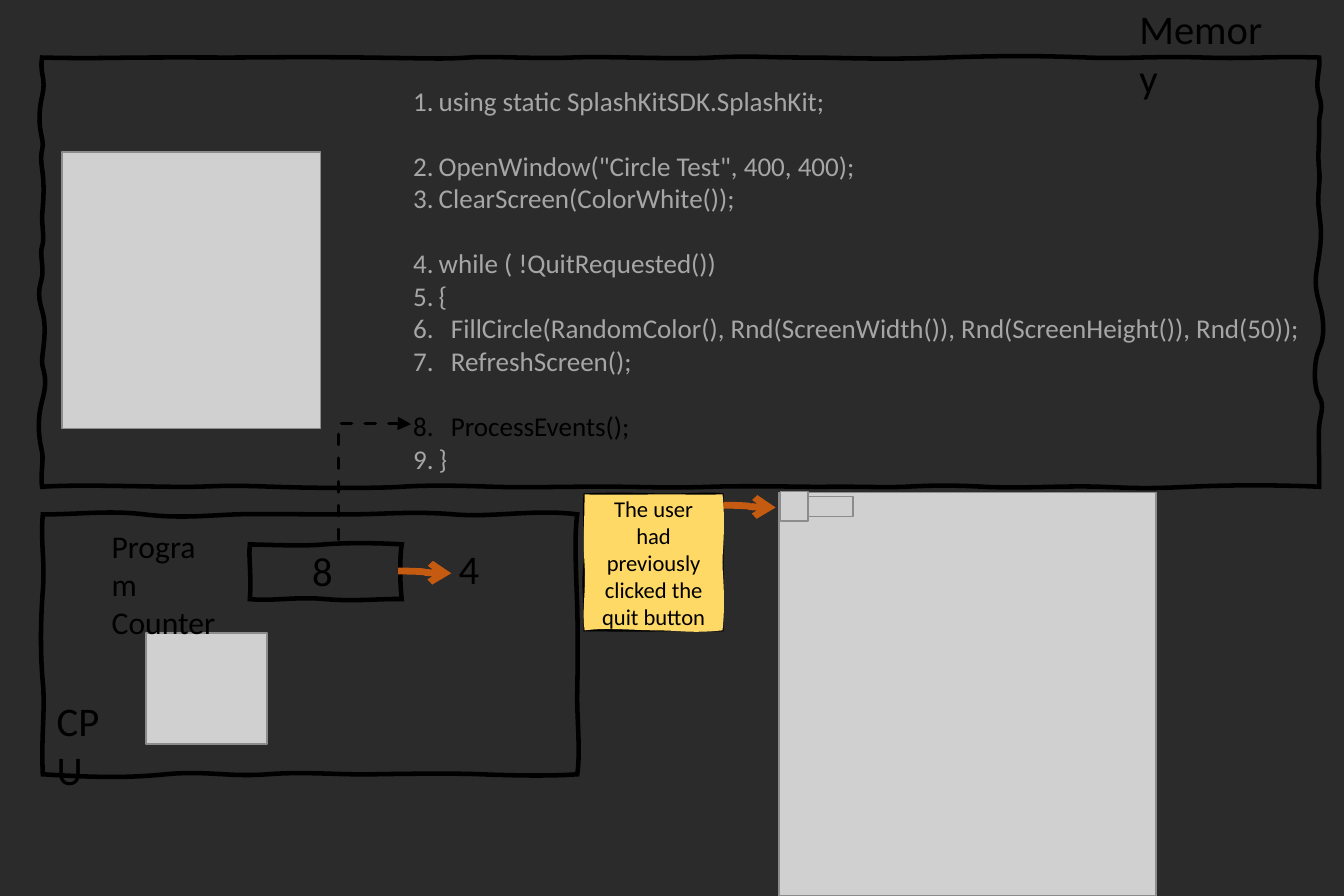
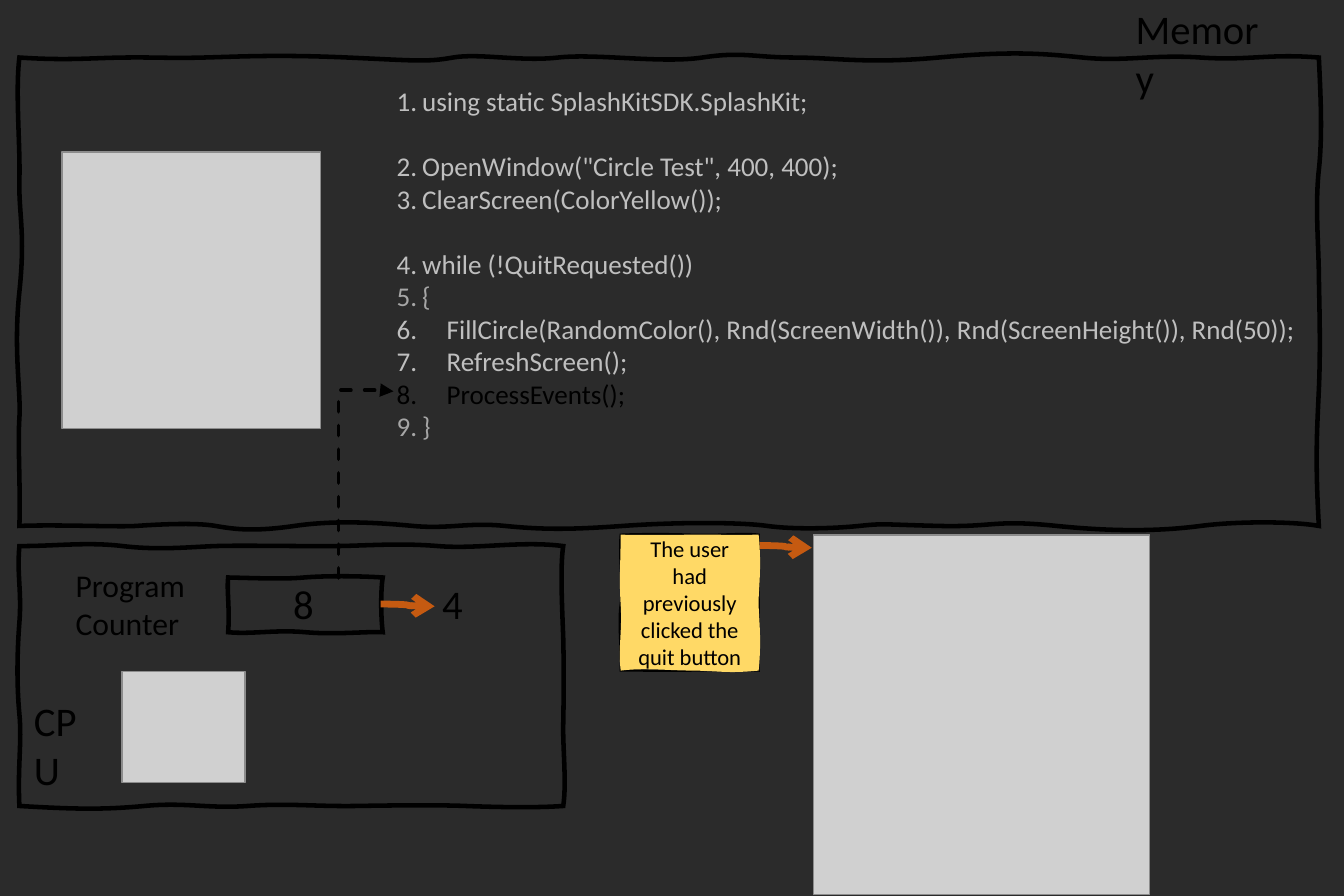
Before and after one commit to splashkit/the-programmers-field-guide, a slide deck: slide 14 of resources/ppt-slides/while-loop-splashkit.pptx. Drawn at 1344x896 pixels with LibreOffice and Linux fonts; fonts in the diff are those of the drawing; grey boxes stand for pictures; background and template pictures are left out; a plain dark background stands for a picture behind light text. Boxes give left, top, right and bottom in pixels: in the first picture for what was removed or moved away, otherwise in the second. Text is boxed around its words. In the diff, an @@ line names an element or a change of style, - is before the commit and + after.

Commit message:
Edit P1C3 while loop concept.

```diff
--- a/resources/ppt-slides/while-loop-splashkit.pptx
+++ b/resources/ppt-slides/while-loop-splashkit.pptx
@@ freeform shape resized from (x1=42, y1=57, x2=1318, y2=486) to (x1=20, y1=57, x2=1318, y2=525) @@
@@ text "using static SplashKitSDK.SplashKit;" moved from (x1=439, y1=92, x2=1298, y2=439) to (x1=422, y1=92, x2=1294, y2=407) @@
@@ text at (x1=422, y1=92, x2=1294, y2=375): text colour #A6A6A6 to #BFBFBF in "using static SplashKitSDK.SplashKit;", "OpenWindow("Circle Test", 400, 400);", "FillCircle(RandomColor(), Rnd(ScreenWidth()), Rnd(ScreenHeig ...", "RefreshScreen();" @@
@@ text at (x1=422, y1=189, x2=722, y2=279): text changed; text colour #A6A6A6 to #BFBFBF @@
-3. ClearScreen(ColorWhite());
-4. while ( !QuitRequested())
+3. ClearScreen(ColorYellow());
+4. while (!QuitRequested())
@@ elbow arrow moved from (338, 540) - (411, 424) to (338, 579) - (393, 392) @@
@@ picture removed at (x1=780, y1=491, x2=808, y2=520) @@
@@ picture removed at (x1=785, y1=496, x2=852, y2=515) @@
@@ freeform shape "The user had previously clicked ..." moved from (x1=585, y1=494, x2=723, y2=631) to (x1=621, y1=535, x2=759, y2=671) @@
@@ picture resized from (x1=778, y1=492, x2=1155, y2=895) to (x1=813, y1=535, x2=1149, y2=894) @@
@@ freeform shape resized from (x1=42, y1=514, x2=577, y2=774) to (x1=20, y1=546, x2=564, y2=806) @@
@@ text "Program" rewrapped from (x1=112, y1=614, x2=216, y2=642) to (x1=76, y1=577, x2=185, y2=635) @@
@@ curved arrow moved from (722, 505) - (775, 507) to (759, 546) - (811, 548) @@
@@ text "8" moved from (x1=312, y1=559, x2=333, y2=597) to (x1=293, y1=592, x2=314, y2=630) @@
@@ freeform shape moved from (x1=250, y1=544, x2=401, y2=600) to (x1=228, y1=577, x2=382, y2=632) @@
@@ text "4" moved from (x1=459, y1=558, x2=480, y2=584) to (x1=442, y1=593, x2=463, y2=619) @@
@@ curved arrow moved from (398, 570) - (452, 574) to (380, 605) - (434, 606) @@
@@ text "CPU" moved from (x1=41, y1=687, x2=140, y2=752) to (x1=18, y1=687, x2=119, y2=752) @@
@@ picture moved from (x1=146, y1=632, x2=268, y2=743) to (x1=122, y1=671, x2=245, y2=782) @@
```
Also in this commit, not shown: 15 other slides changed, 17 other files.
